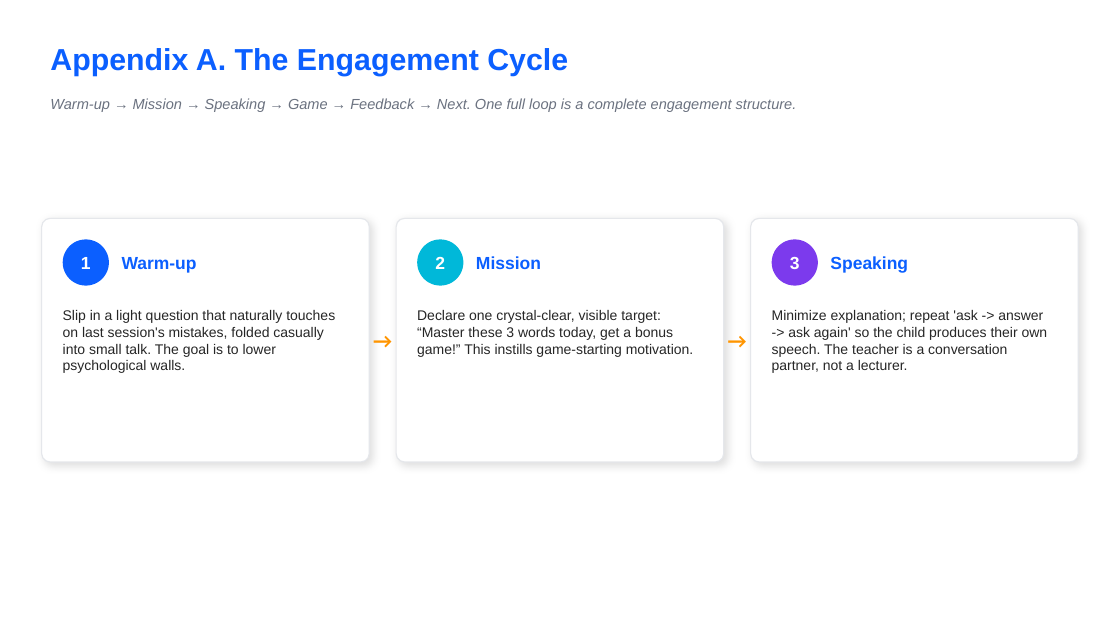
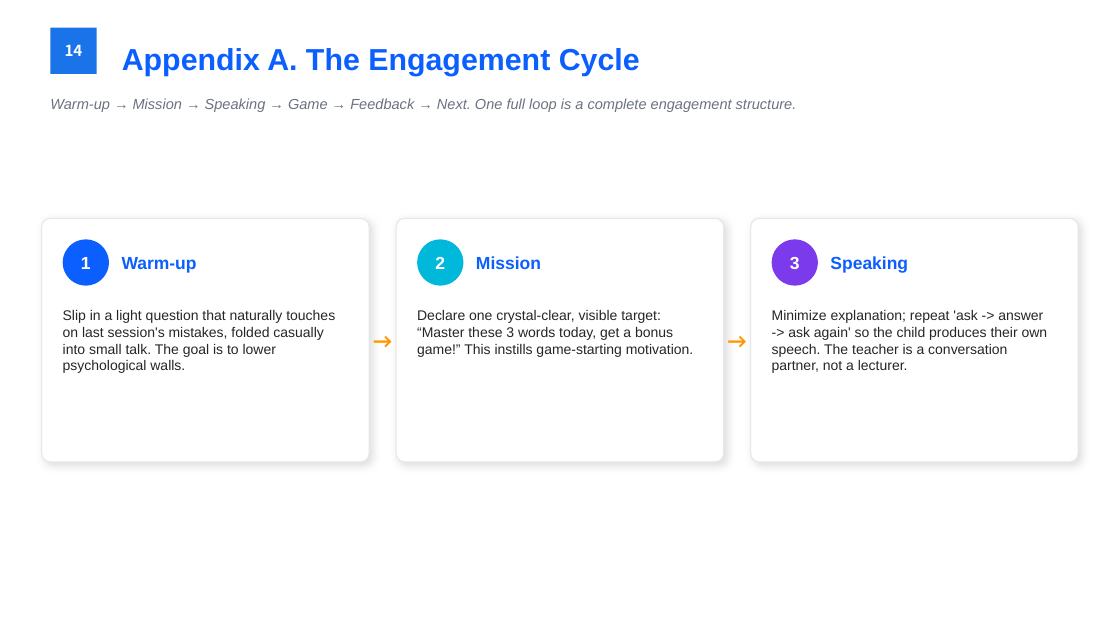
Before and after one commit to navy111p-sudo/mangoiweb, a slide deck: slide 16 of cloudflare-deploy/public/library/teacher/train-en.pptx (slide 15 before the commit). Drawn at 1120x630 pixels with LibreOffice and Linux fonts; fonts in the diff are those of the drawing. Boxes give left, top, right and bottom in pixels: in the first picture for what was removed or moved away, otherwise in the second. Text is boxed around its words. In the diff, an @@ line names an element or a change of style, - is before the commit and + after.

```diff
--- a/cloudflare-deploy/public/library/teacher/train-en.pptx
+++ b/cloudflare-deploy/public/library/teacher/train-en.pptx
@@ rectangle added at bbox=[50, 28, 97, 74], fill #1A73E8, 13 pt, text #FFFFFF, bold @@
+14
@@ text "Appendix A. The Engagement Cycle": place and size @@
-text "Appendix A. The Engagement Cycle" at bbox=[50, 48, 568, 76]
+text "Appendix A. The Engagement Cycle" at bbox=[122, 48, 640, 76]
```
Also in this commit, not shown: 18 other slides changed, 1 slide added, 1 other file.
